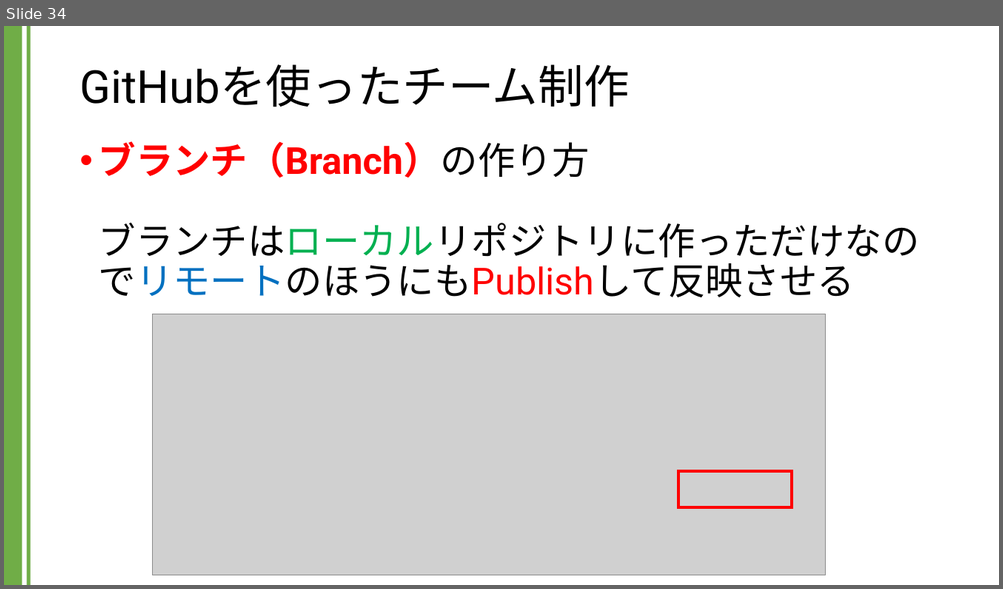
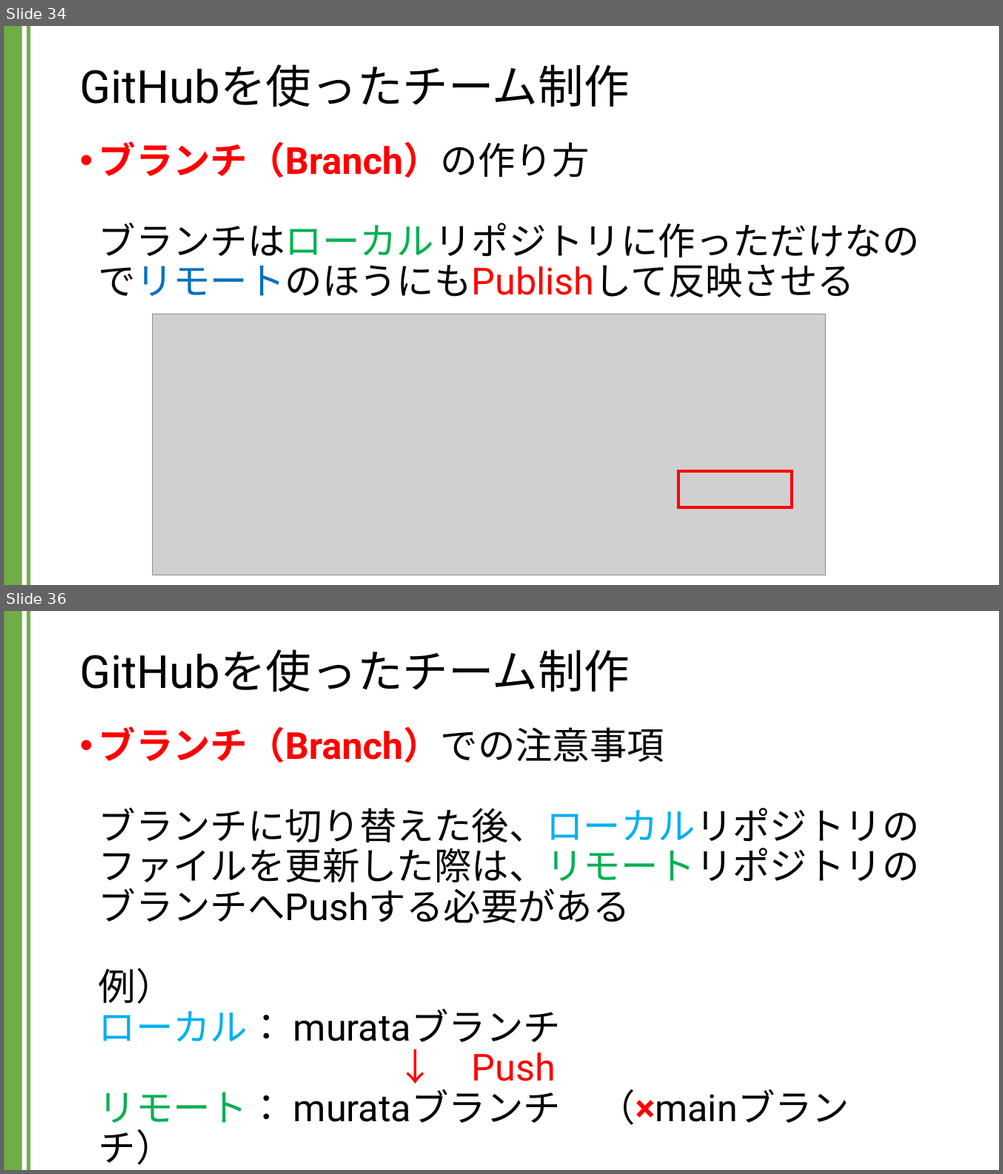
Before and after one commit to kic-murata/cpp2024, a slide deck: 授業資料/GitHubを用いたチーム制作.pptx. Shown one above the other, each under a label of ours: slide 34 before the commit, slides 34 and 36 after it; the slides between them are not shown. The pictures are 1003x589 and 1003x1174 pixels, drawn with LibreOffice and Linux fonts; fonts in the diff are those of the drawing; grey boxes stand for pictures. Boxes give left, top, right and bottom in pixels: in the first picture for what was removed or moved away, otherwise in the second. Text is boxed around its words. In the diff, an @@ line names an element or a change of style, - is before the commit and + after.

```diff
--- a/授業資料/GitHubを用いたチーム制作.pptx
+++ b/授業資料/GitHubを用いたチーム制作.pptx
@@ slide 36 added at bbox=[4, 611, 999, 1170], background #FFFFFF; not listed: 2 template elements that a slide beside it also shows @@
@@ title added at bbox=[79, 649, 629, 692], 44 pt, text #000000 @@
+GitHubを使ったチーム制作
@@ text added at bbox=[99, 726, 919, 1131], 36 pt, text #000000 @@
+• ブランチ（Branch）での注意事項
+  ブランチに切り替えた後、ローカルリポジトリのファイルを更新した際は、リモートリポジトリのブランチへPushする必要がある
+  例）
+  ローカル： murataブランチ
+  ↓ Push
+  リモート： murataブランチ （×mainブランチ）
```
Also in this commit, not shown: 1 slide changed, 8 other slides added.
